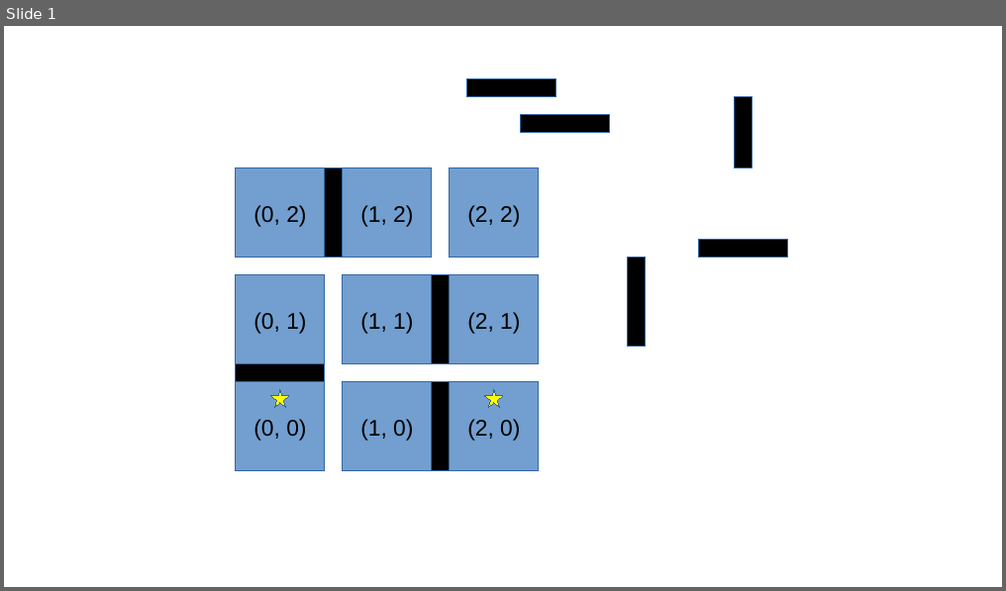
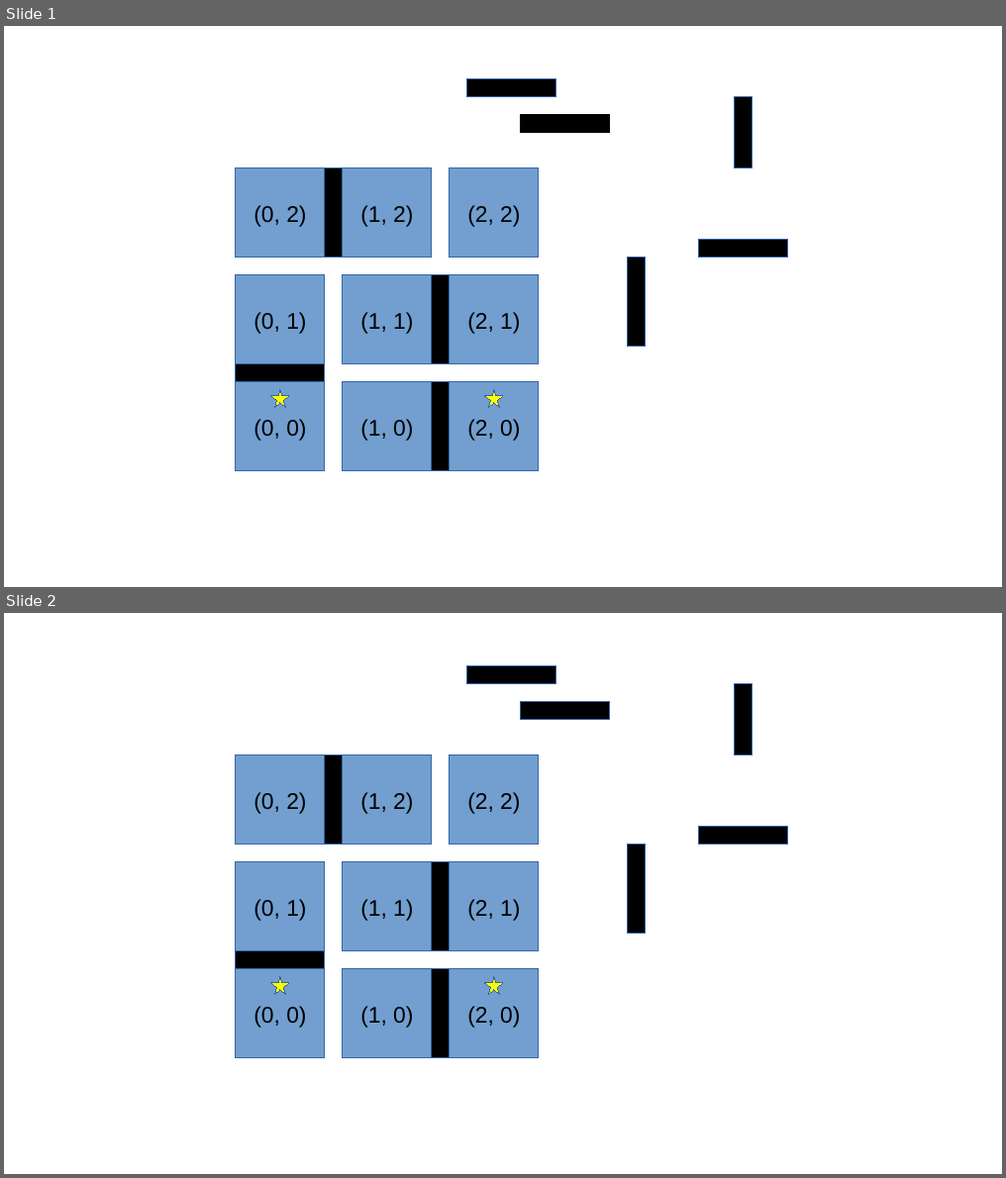
Before and after one commit to joshuamhtsang/mini_essays, a slide deck: 2024-12-19_fujiq-maze-solver/maze_schematic.odp. Shown one above the other, each under a label of ours: slide 1 before the commit, slides 1 and 2 after it. The pictures are 1006x591 and 1006x1178 pixels, drawn with LibreOffice and Linux fonts; fonts in the diff are those of the drawing. Boxes give left, top, right and bottom in pixels: in the first picture for what was removed or moved away, otherwise in the second. Text is boxed around its words. In the diff, an @@ line names an element or a change of style, - is before the commit and + after.

```diff
--- a/2024-12-19_fujiq-maze-solver/maze_schematic.odp
+++ b/2024-12-19_fujiq-maze-solver/maze_schematic.odp
@@ slide 1 added at (4,26,1002,587), background #FFFFFF @@
@@ rectangle added at (467,79,556,97), fill #000000, outline #3465A4 0 pt @@
@@ rectangle added at (735,97,752,170), fill #000000, outline #3465A4 0 pt @@
@@ rectangle added at (521,115,610,133), fill #000000, outline #000000 0 pt @@
@@ rectangle added at (236,169,325,257), fill #729FCF, outline #3465A4 0 pt, 18 pt, text #000000 @@
+(0, 2)
@@ rectangle added at (325,169,343,257), fill #000000, outline #3465A4 0 pt @@
@@ rectangle added at (343,169,432,257), fill #729FCF, outline #3465A4 0 pt, 18 pt, text #000000 @@
+(1, 2)
@@ rectangle added at (450,169,539,257), fill #729FCF, outline #3465A4 0 pt, 18 pt, text #000000 @@
+(2, 2)
@@ rectangle added at (628,258,647,347), fill #000000, outline #3465A4 0 pt @@
@@ rectangle added at (699,240,788,258), fill #000000, outline #3465A4 0 pt @@
@@ rectangle added at (236,275,325,365), fill #729FCF, outline #3465A4 0 pt, 18 pt, text #000000 @@
+(0, 1)
@@ rectangle added at (343,275,432,365), fill #729FCF, outline #3465A4 0 pt, 18 pt, text #000000 @@
+(1, 1)
@@ rectangle added at (432,275,450,365), fill #000000, outline #3465A4 0 pt @@
@@ rectangle added at (450,275,539,365), fill #729FCF, outline #3465A4 0 pt, 18 pt, text #000000 @@
+(2, 1)
@@ rectangle added at (236,365,325,382), fill #000000, outline #3465A4 0 pt @@
@@ rectangle added at (236,382,325,472), fill #729FCF, outline #3465A4 0 pt, 18 pt, text #000000 @@
+(0, 0)
@@ star added at (271,390,289,408), fill #FFFF00, outline #3465A4 0 pt @@
@@ rectangle added at (343,382,432,472), fill #729FCF, outline #3465A4 0 pt, 18 pt, text #000000 @@
+(1, 0)
@@ rectangle added at (432,382,450,472), fill #000000, outline #3465A4 0 pt @@
@@ rectangle added at (450,382,539,472), fill #729FCF, outline #3465A4 0 pt, 18 pt, text #000000 @@
+(2, 0)
@@ star added at (485,390,503,408), fill #FFFF00, outline #3465A4 0 pt @@
@@ what was slide 1 is now slide 2 @@
```
Also in this commit, not shown: 1 other slide added, 2 other files.
